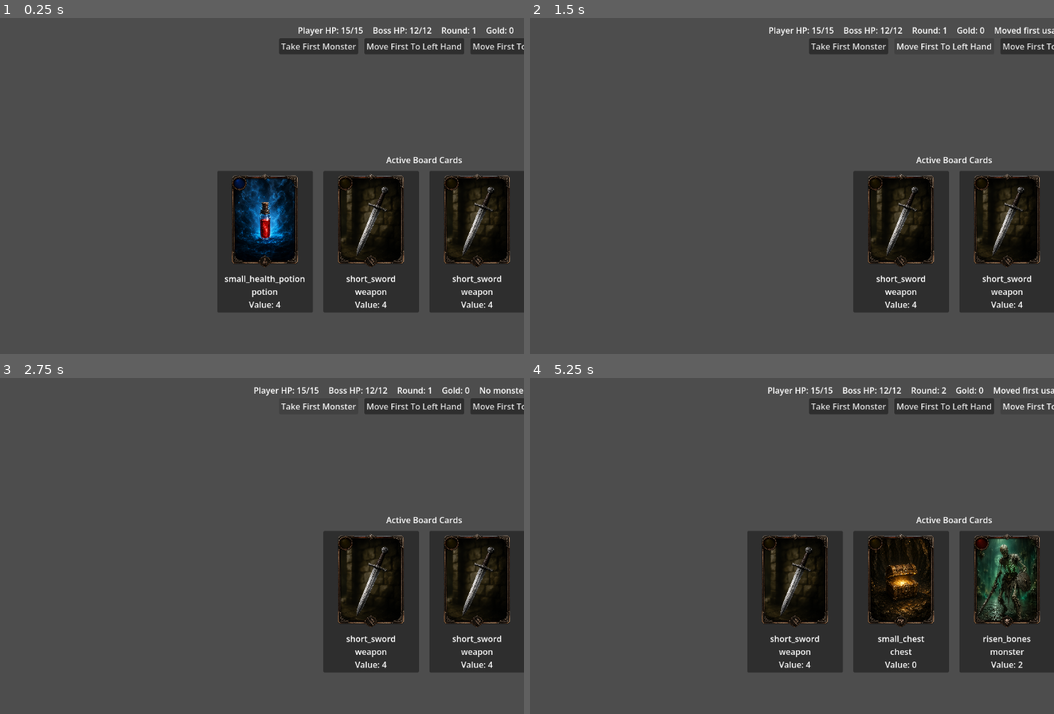
Above: before the commit, frames 1-4 (two rows, left to right).
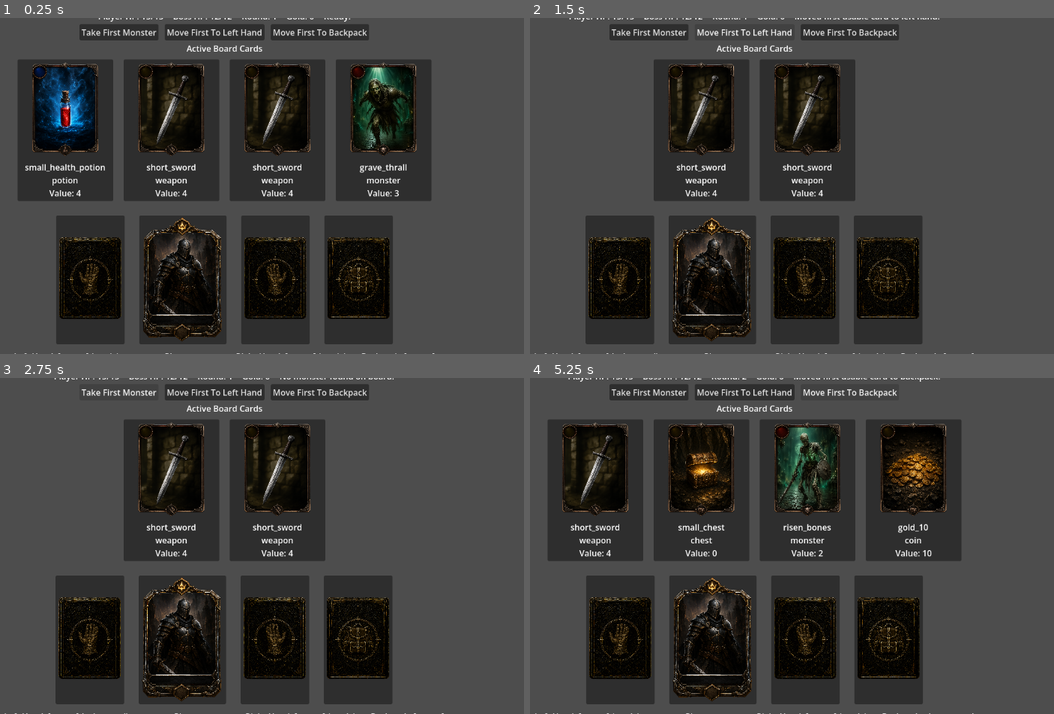
Above: after the commit, the same moments.

Repository: adamdyess81/TheSeventhShard
Game: Godot game, scene res://combat/combat_scene.tscn
Two runs of this game, one before a commit and one after it. Both use one fixed random seed, a clock stepped at 60 frames per second and the inputs below. The project has no main scene, so this scene is started directly.
Inputs:
- Up to frame 1 (0.25 s): no input
- Up to frame 2 (1.5 s): click "Take First Monster" at 0.5 s; click "Move First To Left Hand" at 1.25 s
- Up to frame 3 (2.75 s): click "Take First Monster" at 2 s
- Up to frame 4 (5.25 s): click "Move First To Left Hand" at 2.75 s; click "Take First Monster" at 3.5 s; click "Move First To Left Hand" at 4.25 s; click "Move First To Backpack" at 5 s

The runs differ from the first frame. In frame 1, 64% of the frame differs, in the area x 2-100%, y 0-100%; in frame 2, 49%; in frame 3, 50%; in frame 4, 63%.

Commit message:
Make combat scene fill runtime window

Diff:
--- a/combat/combat_scene.tscn
+++ b/combat/combat_scene.tscn
@@ -9,9 +9,11 @@
 
 [node name="CombatScene" type="Control" unique_id=72309142]
 layout_mode = 3
-anchors_preset = 0
-offset_right = 1920.0
-offset_bottom = 1080.0
+anchors_preset = 15
+anchor_right = 1.0
+anchor_bottom = 1.0
+grow_horizontal = 2
+grow_vertical = 2
 script = ExtResource("1_q5cen")
 
 [node name="RootLayout" type="VBoxContainer" parent="." unique_id=247386464]
